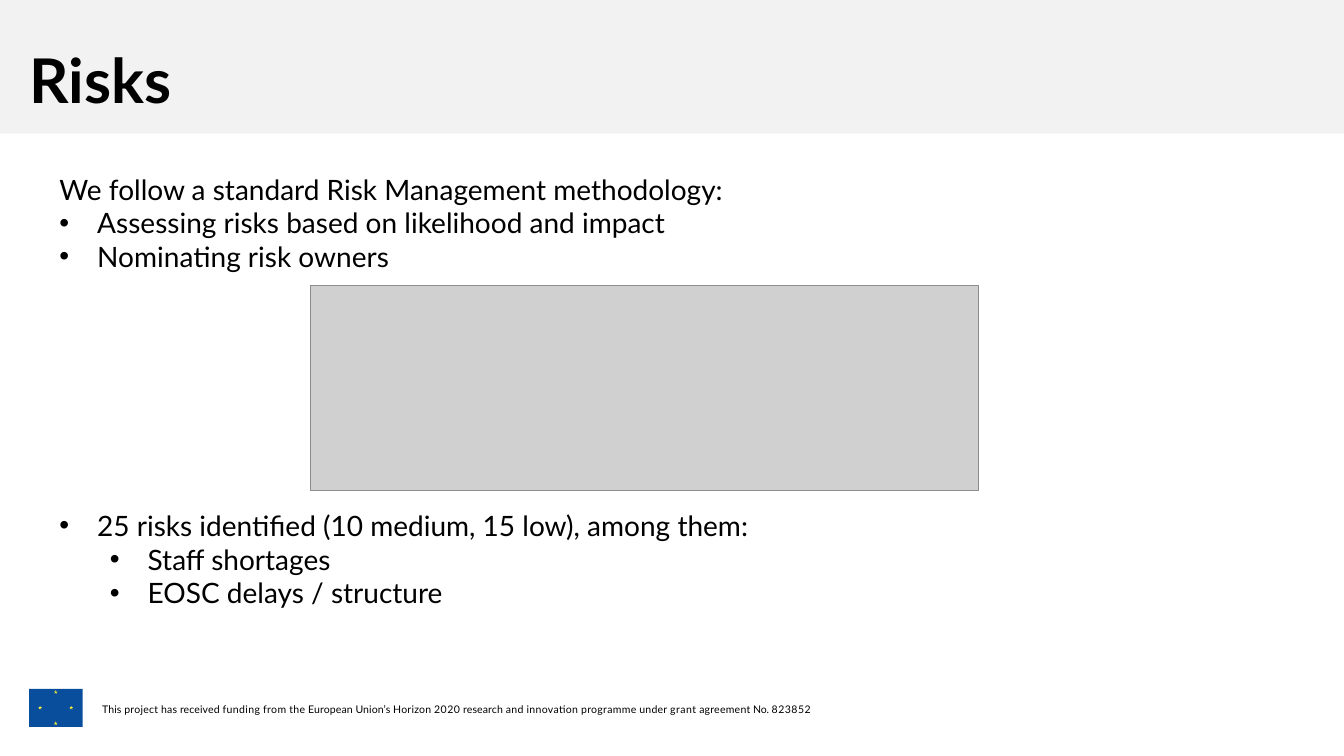
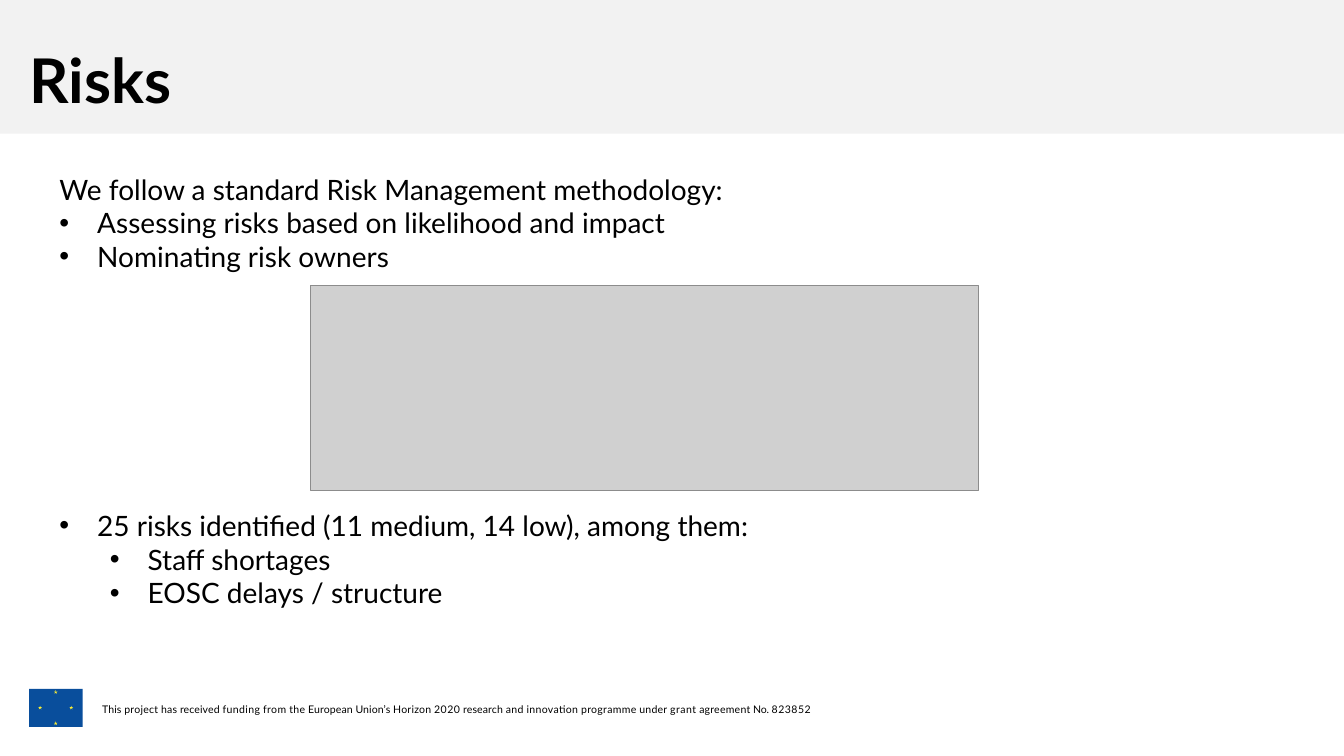
Before and after one commit to panosc-eu/panosc, a slide deck: slide 13 of Work Packages/WP1 Management/Other/PaNOSC_WP1_ReviewMeeting_v2.pptx. Drawn at 1344x756 pixels with LibreOffice and Linux fonts; fonts in the diff are those of the drawing; grey boxes stand for pictures; background and template pictures are left out. Boxes give left, top, right and bottom in pixels: in the first picture for what was removed or moved away, otherwise in the second. Text is boxed around its words. In the diff, an @@ line names an element or a change of style, - is before the commit and + after.

```diff
--- a/Work Packages/WP1 Management/Other/PaNOSC_WP1_ReviewMeeting_v2.pptx
+++ b/Work Packages/WP1 Management/Other/PaNOSC_WP1_ReviewMeeting_v2.pptx
@@ text at [97,514,749,541]: text changed @@
-  • 25 risks identified (10 medium, 15 low), among them:
+  • 25 risks identified (11 medium, 14 low), among them:
```
Also in this commit, not shown: 2 other slides changed.
